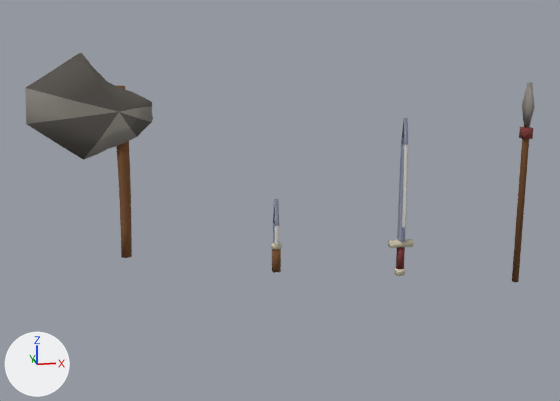
Two versions of the Blender file art-src/weapon-pack/weapon_set_src.blend, one commit apart.
The view is the same before and after, from a 50 mm camera at (0.08, -4.48, 1.4) aimed at (0.93, 0.02, 0.29). Arrows for +X, +Y and +Z are at lower left; the lights stay in place. The older version comes first.

Names of what the first picture shows: 'wpn_axe_01', 'wpn_knife_01', 'wpn_spear_01', 'wpn_sword_01'.
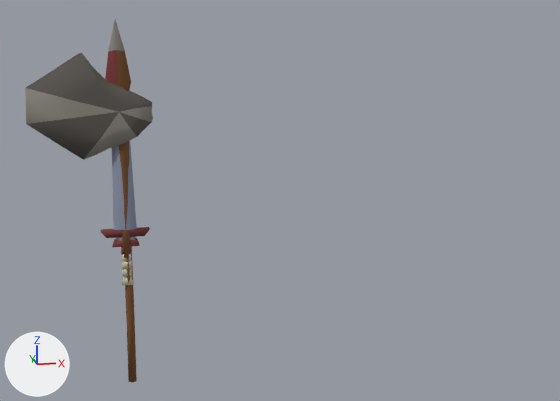
Where the change shows, as pixel boxes [x1, y1, x2, y2] in the pictures (560 x 401 px; the box of a moved part takes in the faces that stretch with it):
'wpn_spear_01', reshaped, moved (38% wider, 81% taller): before [512, 82, 535, 282]; after [105, 20, 137, 383]
'wpn_sword_01', reshaped, moved (85% wider, 26% taller): before [388, 118, 414, 276]; after [101, 86, 150, 286]
'wpn_knife_01', reshaped, moved: before [271, 199, 281, 273]; after [112, 229, 139, 276]
part 1 of me_wpn_knife_01_002, added: after [122, 261, 132, 269]
part 2 of me_wpn_knife_01_002, added: after [116, 229, 136, 240]
part 3 of me_wpn_knife_01_002, deleted: before [273, 199, 279, 245]
part 4 of me_wpn_knife_01_002, deleted: before [271, 242, 281, 250]
part 5 of me_wpn_knife_01_002, moved or reshaped: before [272, 249, 281, 273]; after [112, 238, 139, 276]
part 6 of me_wpn_sword_01_001, added: after [112, 86, 137, 230]
part 7 of me_wpn_sword_01_001, deleted: before [397, 118, 408, 242]
part 8 of me_wpn_sword_01_001, deleted: before [395, 267, 405, 276]
part 9 of me_wpn_sword_01_001, deleted: before [388, 239, 414, 248]
part 10 of me_wpn_sword_01_001, moved or reshaped: before [396, 247, 405, 269]; after [122, 276, 134, 286]
part 11 of me_wpn_sword_01_001, added: after [101, 227, 150, 238]
part 12 of me_wpn_spear_01_001, rebuilt: before [512, 139, 529, 282]; after [125, 257, 137, 383]
part 13 of me_wpn_spear_01_001, added: after [105, 20, 131, 91]
part 14 of me_wpn_spear_01_001, deleted: before [519, 127, 533, 139]
part 15 of me_wpn_spear_01_001, deleted: before [522, 82, 535, 128]

Patch to the scene script:
```diff
--- a/art-src/weapon-pack/weapon_set_src.blend.py
+++ b/art-src/weapon-pack/weapon_set_src.blend.py
@@ me_wpn_knife_01_002 @@
-me_wpn_knife_01_002.from_pydata(...)  # 26 vertices, 19 faces; spans x -0.028..0.028, y -0.034..0.038, z -0.15..0.31
+me_wpn_knife_01_002.from_pydata(...)  # 56 vertices, 42 faces; spans x -0.078..0.078, y -0.027..0.027, z -0.112..0.53
+# me_wpn_knife_01_002 part 1: a new loose piece, a box spanning x -0.028..0.028, y -0.026..0.026, z -0.069..-0.021, in mat_weaponpalette (picture img_weapon_palette)
+# me_wpn_knife_01_002 part 2: a new loose piece of 16 vertices spanning x -0.058..0.058, y -0.027..0.027, z 0.105..0.53, in mat_weaponpalette (picture img_weapon_palette)
+# me_wpn_knife_01_002 part 3: the loose piece of 10 vertices spanning x -0.013..0.013, y -0.034..0.038, z 0.03..0.31 is deleted
+# me_wpn_knife_01_002 part 4: the loose piece of 8 vertices spanning x -0.028..0.028, y -0.022..0.022, z -0.002..0.03 is deleted
+# me_wpn_knife_01_002 part 5: 8 vertices removed from x -0.024..0.024, y -0.02..0.02, z -0.15..0.0; 16 vertices added at x -0.078..0.078, y -0.026..0.026, z -0.112..0.103
+# other edits to the shape of me_wpn_knife_01_002 do not show in these pictures
 me_wpn_knife_01_002.materials.append(mat_weaponpalette)
@@ me_wpn_sword_01_001 @@
-me_wpn_sword_01_001.from_pydata(...)  # 36 vertices, 26 faces; spans x -0.075..0.075, y -0.04..0.04, z -0.222..0.78
+me_wpn_sword_01_001.from_pydata(...)  # 72 vertices, 54 faces; spans x -0.141..0.141, y -0.035..0.035, z -0.17..1.01
+# me_wpn_sword_01_001 part 6: a new loose piece of 16 vertices spanning x -0.066..0.066, y -0.035..0.035, z 0.17..1.01, in mat_weaponpalette (picture img_weapon_palette)
+# me_wpn_sword_01_001 part 7: the loose piece of 12 vertices spanning x -0.012..0.012, y -0.04..0.04, z 0.005..0.78 is deleted
+# me_wpn_sword_01_001 part 8: the loose piece of 8 vertices spanning x -0.026..0.026, y -0.022..0.022, z -0.222..-0.178 is deleted
+# me_wpn_sword_01_001 part 9: the loose piece of 8 vertices spanning x -0.075..0.075, y -0.024..0.024, z -0.033..0.003 is deleted
+# me_wpn_sword_01_001 part 10: 8 vertices removed from x -0.02..0.02, y -0.018..0.018, z -0.175..-0.025; 8 vertices added at x -0.034..0.034, y -0.03..0.03, z -0.17..-0.11
+# me_wpn_sword_01_001 part 11: 8 vertices added at x -0.141..0.141, y -0.028..0.028, z 0.125..0.165
+# other edits to the shape of me_wpn_sword_01_001 do not show in these pictures
 me_wpn_sword_01_001.materials.append(mat_weaponpalette)
@@ me_wpn_spear_01_001 @@
-me_wpn_spear_01_001.from_pydata(...)  # 28 vertices, 21 faces; spans x -0.03..0.03, y -0.05..0.05, z -0.32..0.98
+me_wpn_spear_01_001.from_pydata(...)  # 60 vertices, 49 faces; spans x -0.072..0.072, y -0.036..0.036, z -0.8..1.37
+# me_wpn_spear_01_001 part 12: the loose piece of 12 vertices spanning x -0.024..0.024, y -0.021..0.021, z -0.32..0.66 is rebuilt with 30 vertices and now spans x -0.024..0.032, y -0.028..0.028, z -0.8..0.8
+# me_wpn_spear_01_001 part 13: a new loose piece of 22 vertices spanning x -0.072..0.072, y -0.034..0.034, z 0.87..1.37, in mat_weaponpalette (picture img_weapon_palette)
+# me_wpn_spear_01_001 part 14: the loose piece of 8 vertices spanning x -0.03..0.03, y -0.03..0.03, z 0.631..0.699 is deleted
+# me_wpn_spear_01_001 part 15: the loose piece of 8 vertices spanning x -0.016..0.016, y -0.05..0.05, z 0.69..0.98 is deleted
+# other edits to the shape of me_wpn_spear_01_001 do not show in these pictures
 me_wpn_spear_01_001.materials.append(mat_weaponpalette)
@@ ob_wpn_knife_01 @@
 ob_wpn_knife_01 = bpy.data.objects.new('wpn_knife_01', me_wpn_knife_01_002)
-ob_wpn_knife_01.location = (0.9, 0.0, 0.0)
+ob_wpn_knife_01.location = (0.0, 0.0, 0.0)
@@ ob_wpn_sword_01 @@
 ob_wpn_sword_01 = bpy.data.objects.new('wpn_sword_01', me_wpn_sword_01_001)
-ob_wpn_sword_01.location = (1.7, 0.0, 0.0)
+ob_wpn_sword_01.location = (0.0, 0.0, 0.0)
@@ ob_wpn_spear_01 @@
 ob_wpn_spear_01 = bpy.data.objects.new('wpn_spear_01', me_wpn_spear_01_001)
-ob_wpn_spear_01.location = (2.5, 0.0, 0.0)
+ob_wpn_spear_01.location = (0.0, 0.0, 0.0)
```
